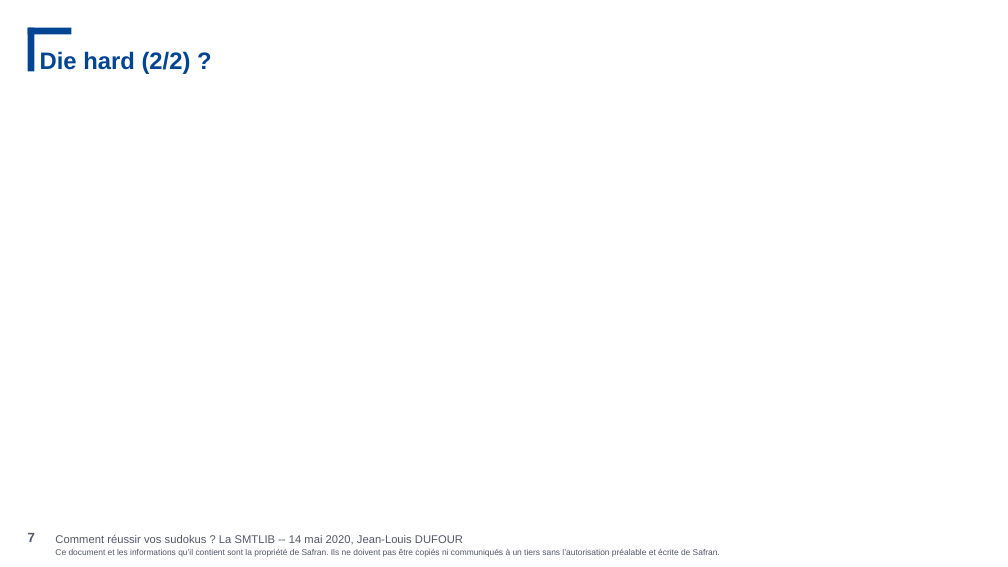
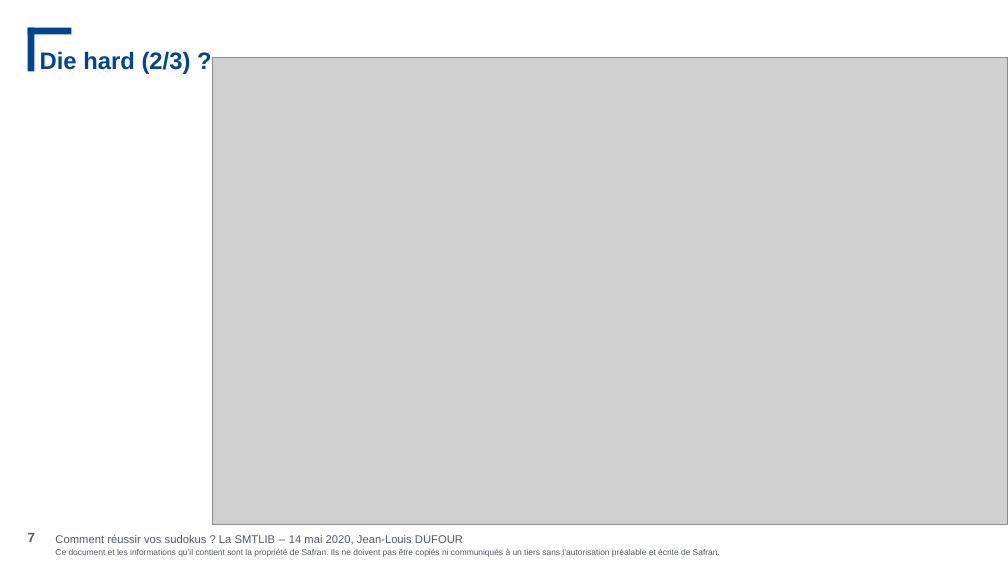
Before and after one commit to JeanLouisDufour/smtlib, a slide deck: slide 7 of sudoku.pptx. Drawn at 1008x567 pixels with LibreOffice and Linux fonts; fonts in the diff are those of the drawing; grey boxes stand for pictures; background and template pictures are left out. Boxes give left, top, right and bottom in pixels: in the first picture for what was removed or moved away, otherwise in the second. Text is boxed around its words. In the diff, an @@ line names an element or a change of style, - is before the commit and + after.

```diff
--- a/sudoku.pptx
+++ b/sudoku.pptx
@@ title at [40,51,191,74]: text changed @@
-Die hard (2/2) ?
+Die hard (2/3) ?
@@ picture added at [213,57,1008,525] @@
```
Also in this commit, not shown: 1 other slide changed, 1 slide added.
